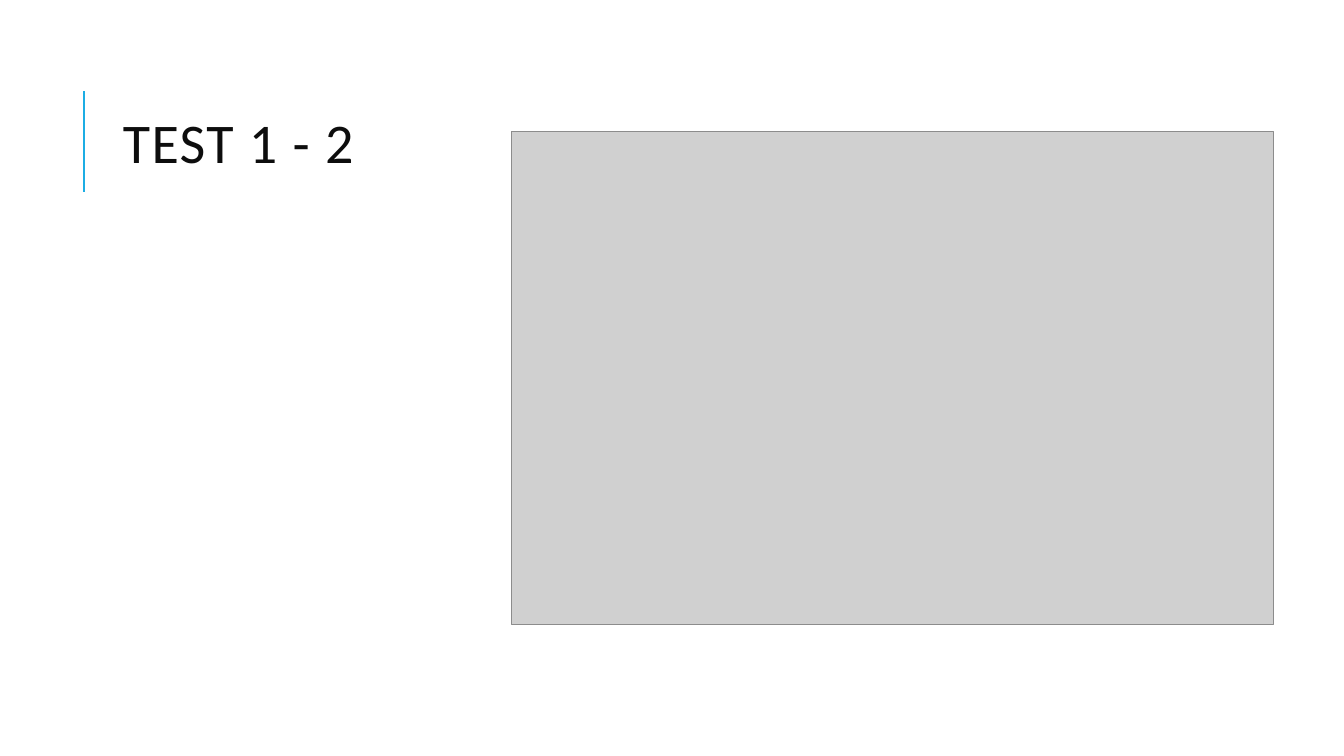
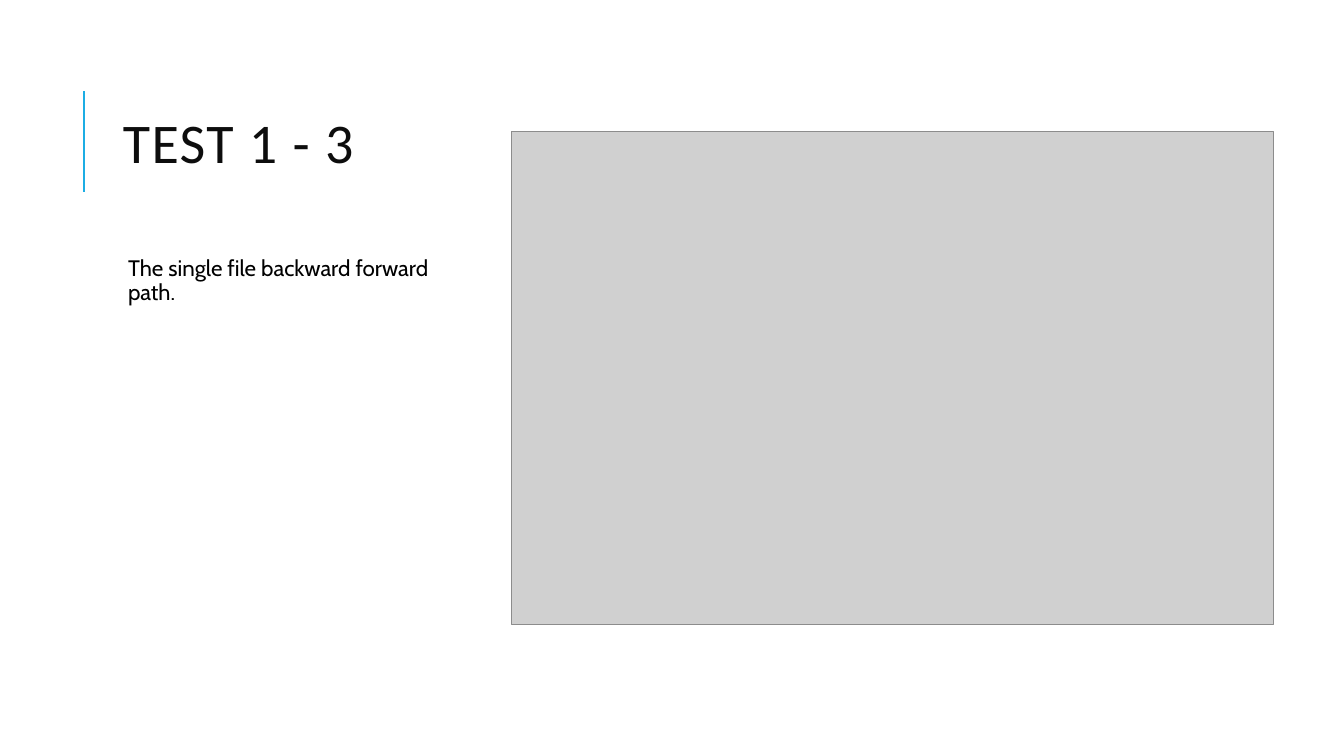
Before and after one commit to RubenTipparach/Mimicvr, a slide deck: slide 13 of Report/Mimic vr.pptx. Drawn at 1344x756 pixels with LibreOffice and Linux fonts; fonts in the diff are those of the drawing; grey boxes stand for pictures. Boxes give left, top, right and bottom in pixels: in the first picture for what was removed or moved away, otherwise in the second. Text is boxed around its words. In the diff, an @@ line names an element or a change of style, - is before the commit and + after.

```diff
--- a/Report/Mimic vr.pptx
+++ b/Report/Mimic vr.pptx
@@ title at (123,126,353,164): text changed @@
-TEST 1 - 2
+TEST 1 - 3
@@ text added at (128,259,429,306), 16 pt, text #000000 @@
+  The single file backward forward path.
```
Also in this commit, not shown: 1 other slide changed, 6 slides added, 5 slides removed, 2 other files.
